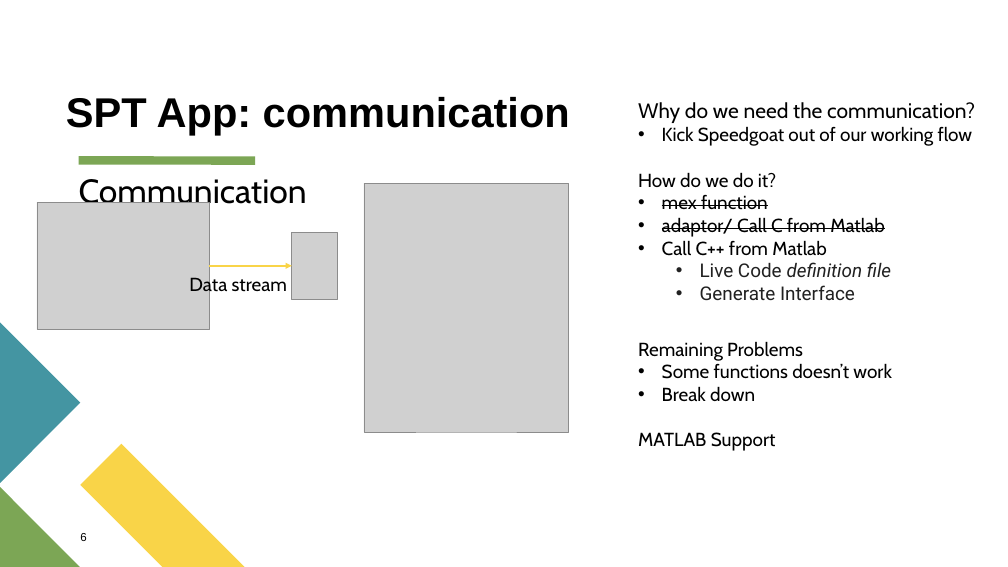
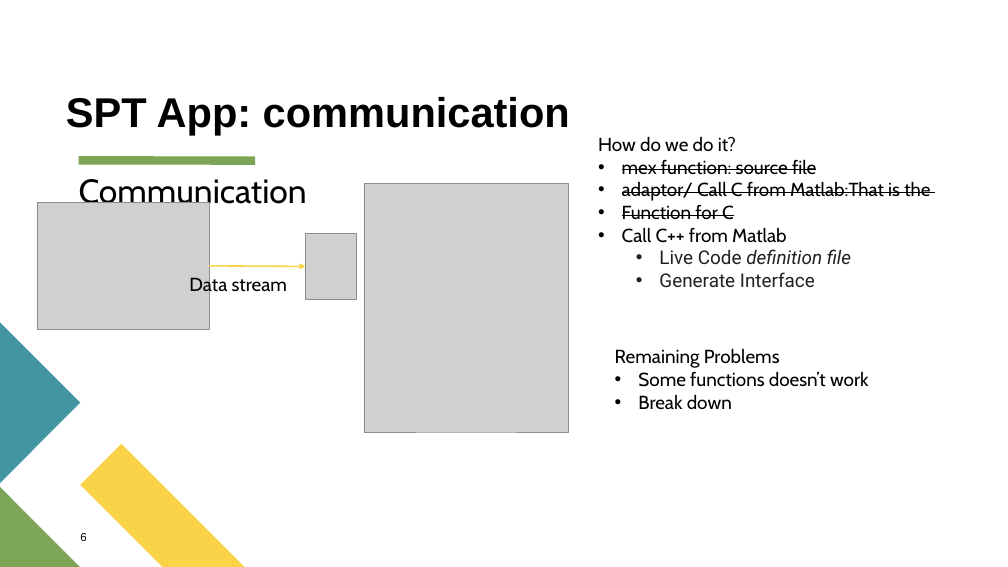
Before and after one commit to PingpingL/MATLAB_APP_on_treadmill_control_and_self-pacing_algorithm_implementation, a slide deck: slide 5 of spring_presentation.pptx (slide 8 before the commit). Drawn at 1008x567 pixels with LibreOffice and Linux fonts; fonts in the diff are those of the drawing; grey boxes stand for pictures. Boxes give left, top, right and bottom in pixels: in the first picture for what was removed or moved away, otherwise in the second. Text is boxed around its words. In the diff, an @@ line names an element or a change of style, - is before the commit and + after.

```diff
--- a/spring_presentation.pptx
+++ b/spring_presentation.pptx
@@ text "How do we do it?": place and size @@
-text "How do we do it?" at box(638, 102, 975, 300)
+text "How do we do it?" at box(598, 136, 930, 287)
@@ text at box(638, 102, 975, 123): paragraphs removed @@
-Why do we need the communication?
-• Kick Speedgoat out of our working flow
@@ text at box(622, 159, 930, 220): text changed @@
-• mex function
-• adaptor/ Call C from Matlab
+• mex function: source file
+• adaptor/ Call C from Matlab:That is the
+• Function for C
@@ picture: place and size @@
-picture at box(292, 233, 338, 299)
+picture at box(306, 234, 356, 300)
@@ arrow moved from (209, 266) - (292, 266) to (209, 266) - (306, 266) @@
@@ text "Remaining Problems": place and size @@
-text "Remaining Problems" at box(638, 341, 892, 451)
+text "Remaining Problems" at box(615, 348, 869, 409)
@@ text at box(638, 432, 776, 451): paragraph removed @@
-MATLAB Support
```
Also in this commit, not shown: 6 other slides changed, 8 slides added, 13 slides removed.
